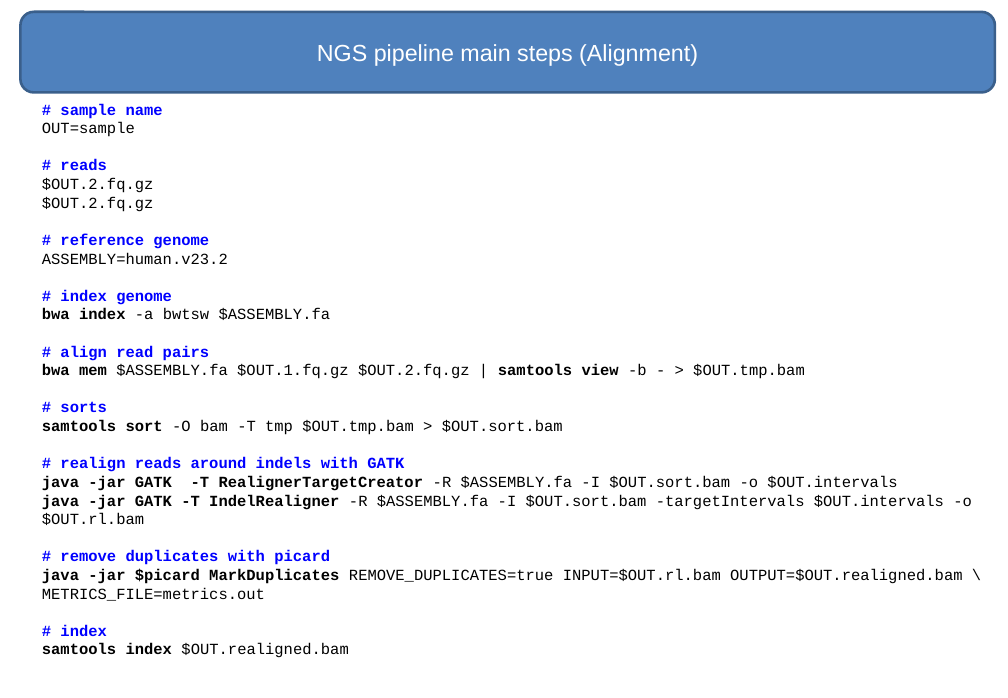
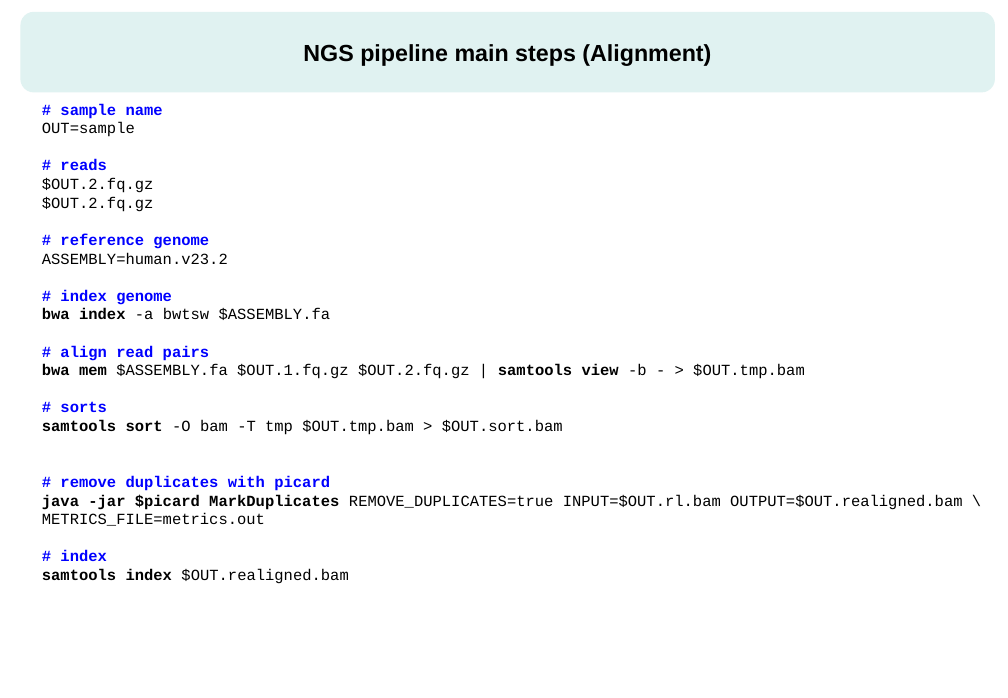
Before and after one commit to miguelperezenciso/NGScrashcourse, a slide deck: slide 27 of 2019_MSc_slides.pptx. Drawn at 1008x698 pixels with LibreOffice and Linux fonts; fonts in the diff are those of the drawing. Boxes give left, top, right and bottom in pixels: in the first picture for what was removed or moved away, otherwise in the second. Text is boxed around its words. In the diff, an @@ line names an element or a change of style, - is before the commit and + after.

```diff
--- a/2019_MSc_slides.pptx
+++ b/2019_MSc_slides.pptx
@@ rounded rectangle "NGS pipeline main steps (Alignment)" at bbox=[20, 12, 995, 93]: text colour #FFFFFF to #000000, bold on; fill #4F81BD to #E0F2F1; outline #3A5F8C 2 pt to none @@
@@ text at bbox=[42, 457, 972, 525]: paragraphs removed @@
-# realign reads around indels with GATK
-java -jar GATK -T RealignerTargetCreator -R $ASSEMBLY.fa -I $OUT.sort.bam -o $OUT.intervals
-java -jar GATK -T IndelRealigner -R $ASSEMBLY.fa -I $OUT.sort.bam -targetIntervals $OUT.intervals -o $OUT.rl.bam
```
Also in this commit, not shown: 32 other slides changed, 2 slides added, 2 slides removed.
